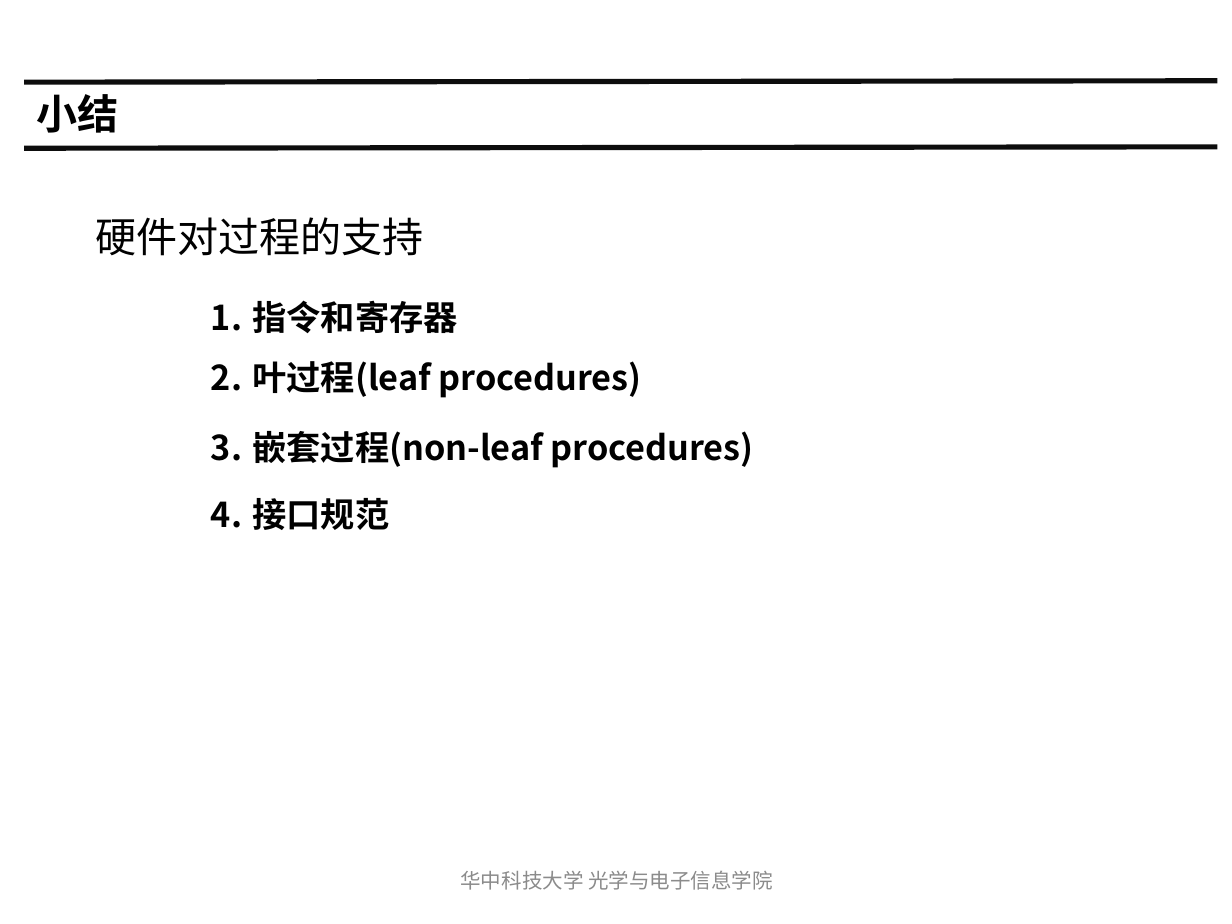
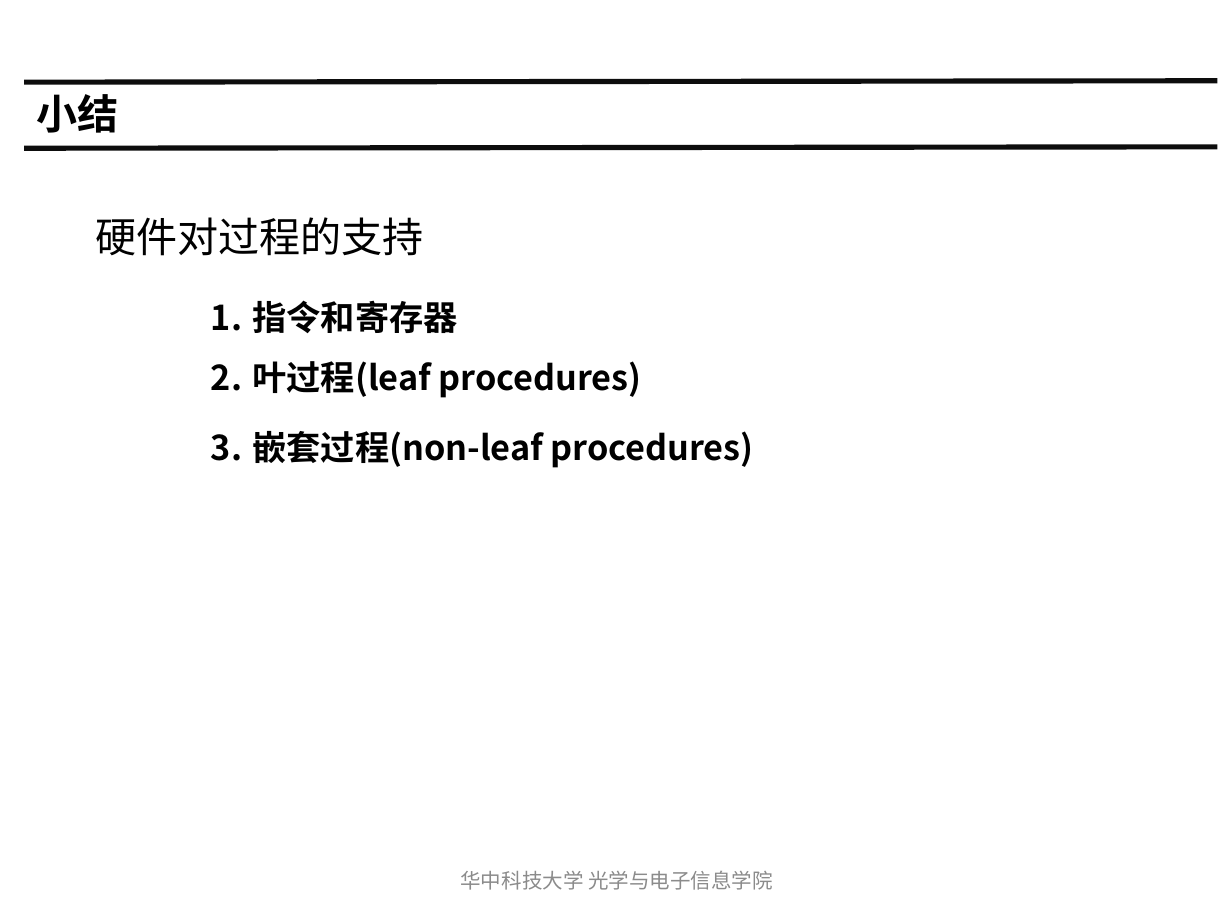
Before and after one commit to hust-gaoyujing/routine, a slide deck: slide 52 of daily/202105-risc-v/20210507-IS/Ch2 指令集体系结构.pptx. Drawn at 1232x924 pixels with LibreOffice and Linux fonts; fonts in the diff are those of the drawing. Boxes give left, top, right and bottom in pixels: in the first picture for what was removed or moved away, otherwise in the second. Text is boxed around its words. In the diff, an @@ line names an element or a change of style, - is before the commit and + after.

```diff
--- a/daily/202105-risc-v/20210507-IS/Ch2 指令集体系结构.pptx
+++ b/daily/202105-risc-v/20210507-IS/Ch2 指令集体系结构.pptx
@@ text at (x1=252, y1=498, x2=389, y2=530): paragraph removed @@
-4. 接口规范
```
Also in this commit, not shown: 1 other slide changed, 26 other files.
